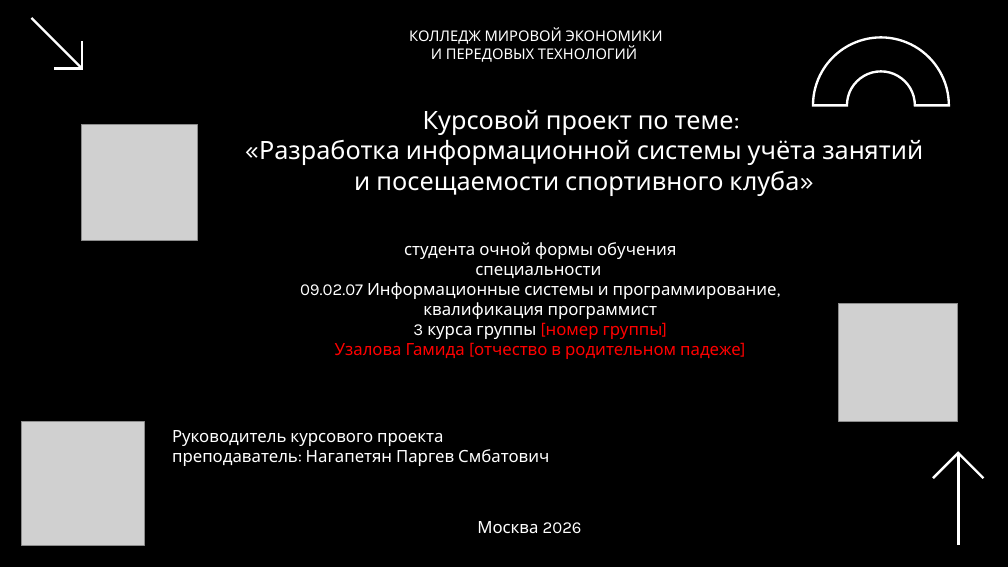
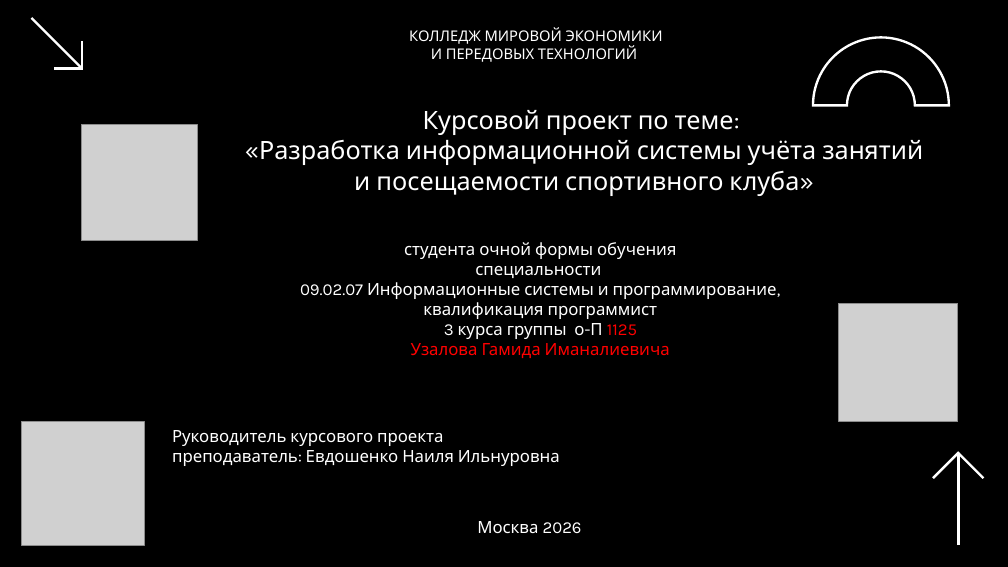
Before and after one commit to Uzalov-Gamid/sport-club, a slide deck: slide 1 of docs/Презентация_Спортивный_клуб.pptx. Drawn at 1008x567 pixels with LibreOffice and Linux fonts; fonts in the diff are those of the drawing; grey boxes stand for pictures. Boxes give left, top, right and bottom in pixels: in the first picture for what was removed or moved away, otherwise in the second. Text is boxed around its words. In the diff, an @@ line names an element or a change of style, - is before the commit and + after.

```diff
--- a/docs/Презентация_Спортивный_клуб.pptx
+++ b/docs/Презентация_Спортивный_клуб.pptx
@@ text at box(411, 323, 670, 358): text changed @@
-3 курса группы [номер группы]
-Узалова Гамида [отчество в родительном падеже]
+3 курса группы о-П 1125
+Узалова Гамида Иманалиевича
@@ text at box(172, 450, 560, 466): text changed @@
-преподаватель: Нагапетян Паргев Смбатович
+преподаватель: Евдошенко Наиля Ильнуровна
```
Also in this commit, not shown: 1 other file.
